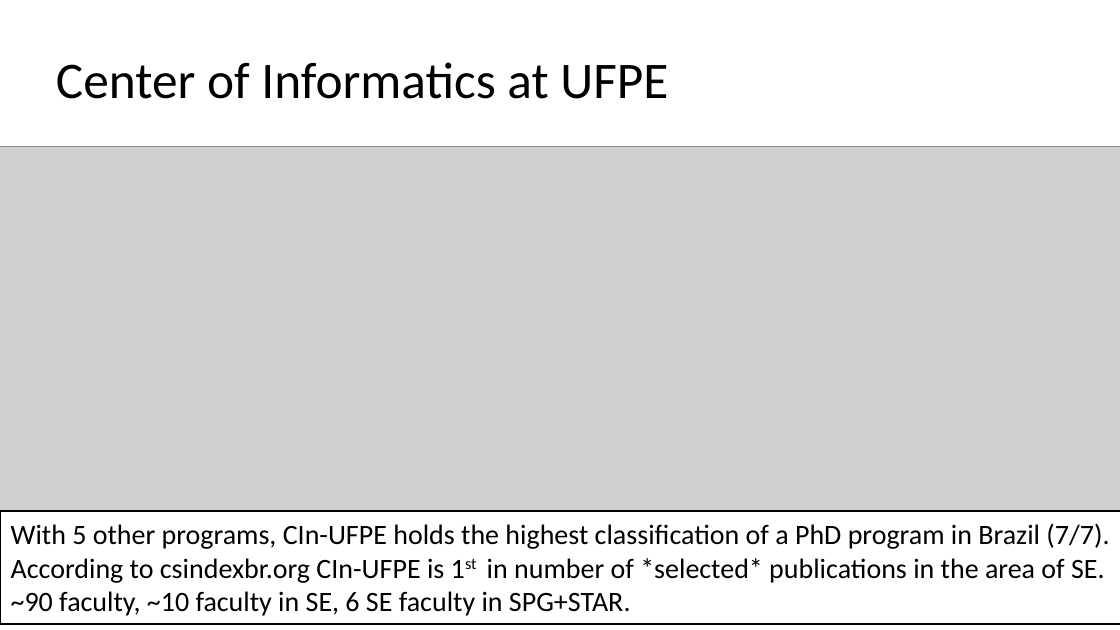
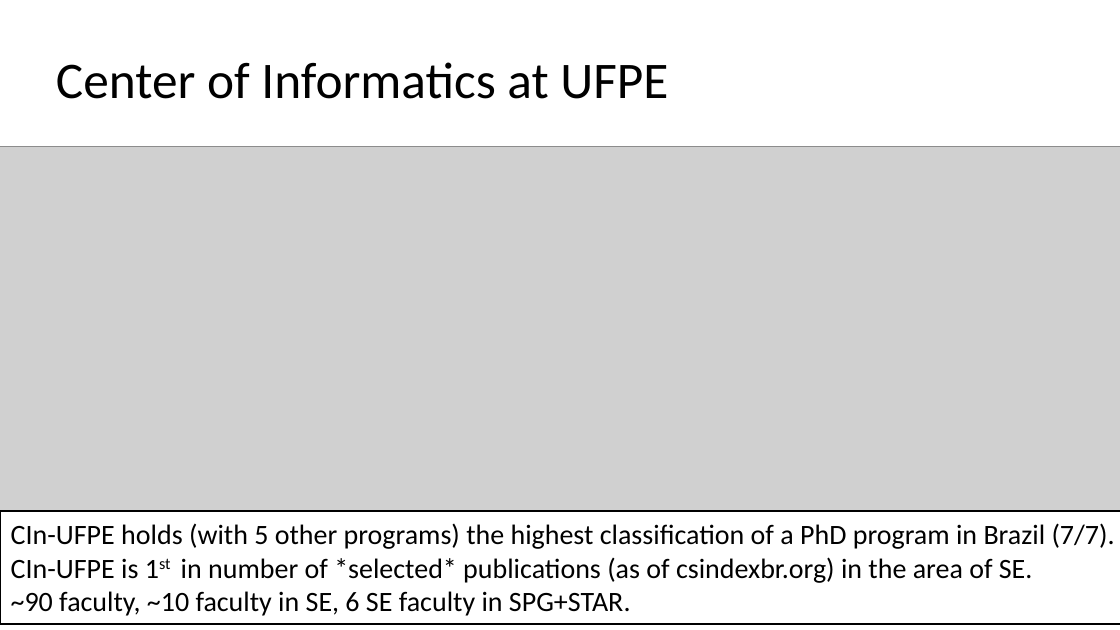
Before and after one commit to damorim/testing-cin-minicourse, a slide deck: slide 113 of testing-minicourse.pptx. Drawn at 1120x630 pixels with LibreOffice and Linux fonts; fonts in the diff are those of the drawing; grey boxes stand for pictures. Boxes give left, top, right and bottom in pixels: in the first picture for what was removed or moved away, otherwise in the second. Text is boxed around its words. In the diff, an @@ line names an element or a change of style, - is before the commit and + after.

Commit message:
Add files via upload
updated slides (minor changes)

```diff
--- a/testing-minicourse.pptx
+++ b/testing-minicourse.pptx
@@ text in rectangle at [11,523,1115,583]: text changed @@
-With 5 other programs, CIn-UFPE holds the highest classification of a PhD program in Brazil (7/7).
-According to csindexbr.org CIn-UFPE is 1st in number of *selected* publications in the area of SE.
+CIn-UFPE holds (with 5 other programs) the highest classification of a PhD program in Brazil (7/7).
+CIn-UFPE is 1st in number of *selected* publications (as of csindexbr.org) in the area of SE.
```
Also in this commit, not shown: 2 other slides changed.
